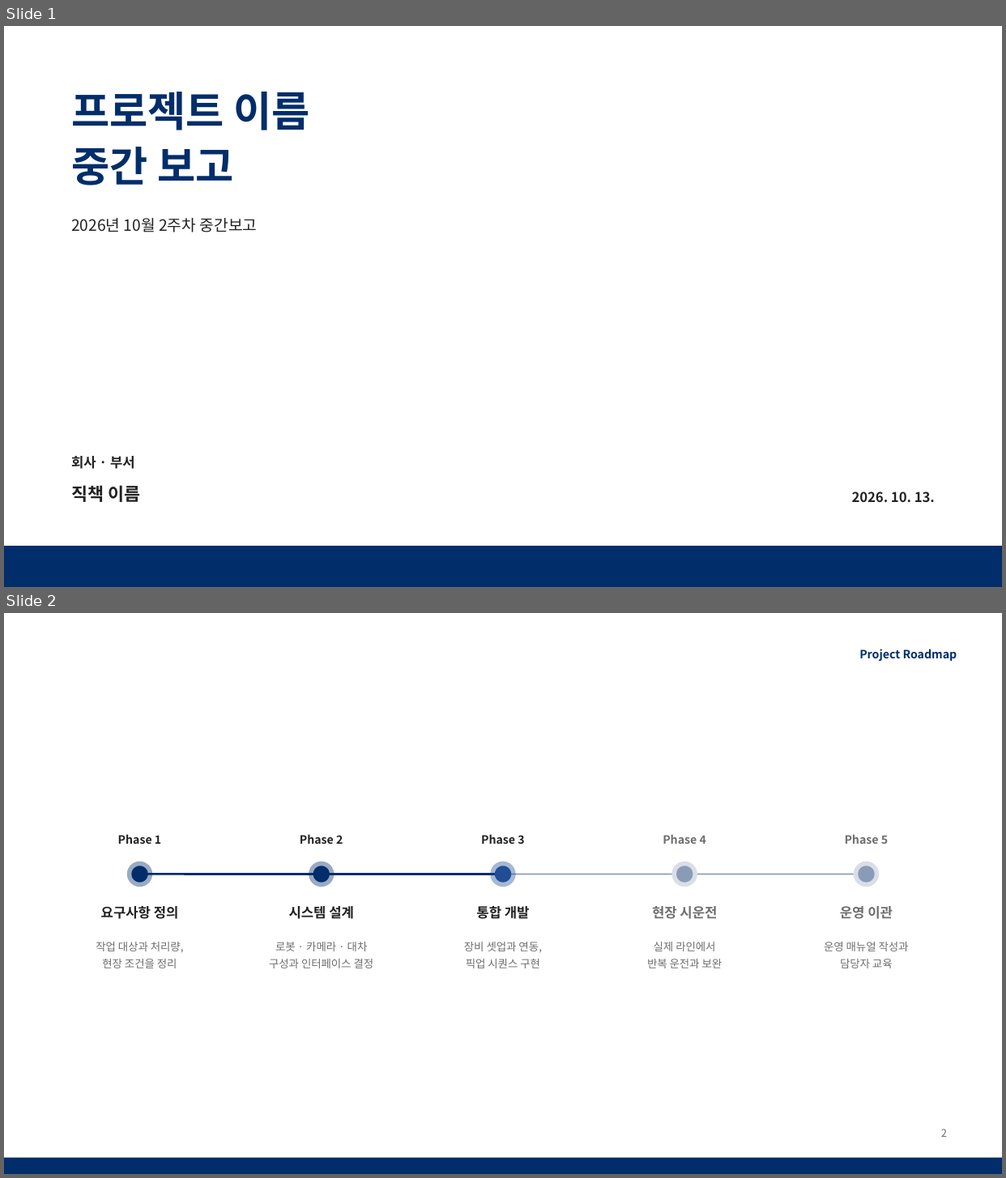
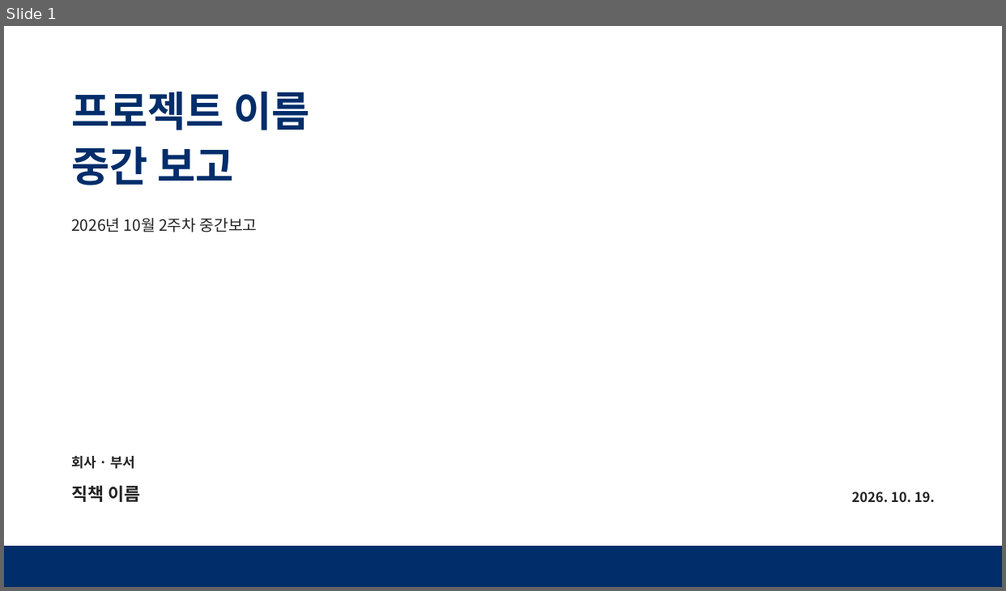
Before and after one commit to chanyee725/PPT-Template, a slide deck: templates/interim-report.pptx. Shown one above the other, each under a label of ours: slides 1 and 2 before the commit, slide 1 after it. The pictures are 1006x1178 and 1006x591 pixels, drawn with LibreOffice and Linux fonts; fonts in the diff are those of the drawing. Boxes give left, top, right and bottom in pixels: in the first picture for what was removed or moved away, otherwise in the second. Text is boxed around its words. In the diff, an @@ line names an element or a change of style, - is before the commit and + after.

```diff
--- a/templates/interim-report.pptx
+++ b/templates/interim-report.pptx
@@ slide 2 removed at box(4, 613, 1002, 1174), background #FFFFFF @@
@@ text removed at box(859, 649, 957, 662) @@
-Project Roadmap
@@ text removed at box(118, 834, 161, 844) @@
-Phase 1
@@ text removed at box(300, 834, 343, 844) @@
-Phase 2
@@ text removed at box(481, 834, 524, 844) @@
-Phase 3
@@ text removed at box(663, 835, 706, 844) @@
-Phase 4
@@ text removed at box(845, 835, 888, 844) @@
-Phase 5
@@ ellipse removed at box(127, 862, 152, 887) @@
@@ ellipse removed at box(131, 866, 147, 883) @@
@@ line removed from (139, 875) to (867, 875) @@
@@ line removed from (139, 875) to (503, 875) @@
@@ ellipse removed at box(309, 862, 334, 887) @@
@@ ellipse removed at box(313, 866, 330, 883) @@
@@ ellipse removed at box(491, 862, 516, 887) @@
@@ ellipse removed at box(495, 866, 512, 883) @@
@@ ellipse removed at box(671, 862, 697, 887) @@
@@ ellipse removed at box(676, 866, 692, 883) @@
@@ ellipse removed at box(854, 862, 879, 887) @@
@@ ellipse removed at box(859, 866, 875, 883) @@
@@ text removed at box(101, 906, 179, 919) @@
-요구사항 정의
@@ text removed at box(289, 906, 354, 919) @@
-시스템 설계
@@ text removed at box(476, 906, 530, 919) @@
-통합 개발
@@ text removed at box(652, 906, 717, 919) @@
-현장 시운전
@@ text removed at box(840, 906, 893, 919) @@
-운영 이관
@@ text removed at box(96, 942, 184, 969) @@
-작업 대상과 처리량,
-현장 조건을 정리
@@ text removed at box(269, 942, 374, 969) @@
-로봇 · 카메라 · 대차
-구성과 인터페이스 결정
@@ text removed at box(464, 942, 542, 969) @@
-장비 셋업과 연동,
-픽업 시퀀스 구현
@@ text removed at box(647, 942, 722, 969) @@
-실제 라인에서
-반복 운전과 보완
@@ text removed at box(824, 942, 909, 969) @@
-운영 매뉴얼 작성과
-담당자 교육
@@ page number removed at box(941, 1129, 947, 1137) @@
-2
@@ rectangle removed at box(4, 1158, 1002, 1174) @@
@@ slide 1 changed as well @@
@@ text at box(852, 492, 935, 502): text changed @@
-2026. 10. 13.
+2026. 10. 19.
```
Also in this commit, not shown: 2 other slides changed, 12 slides added, 6 other slides removed, 1 other file.
